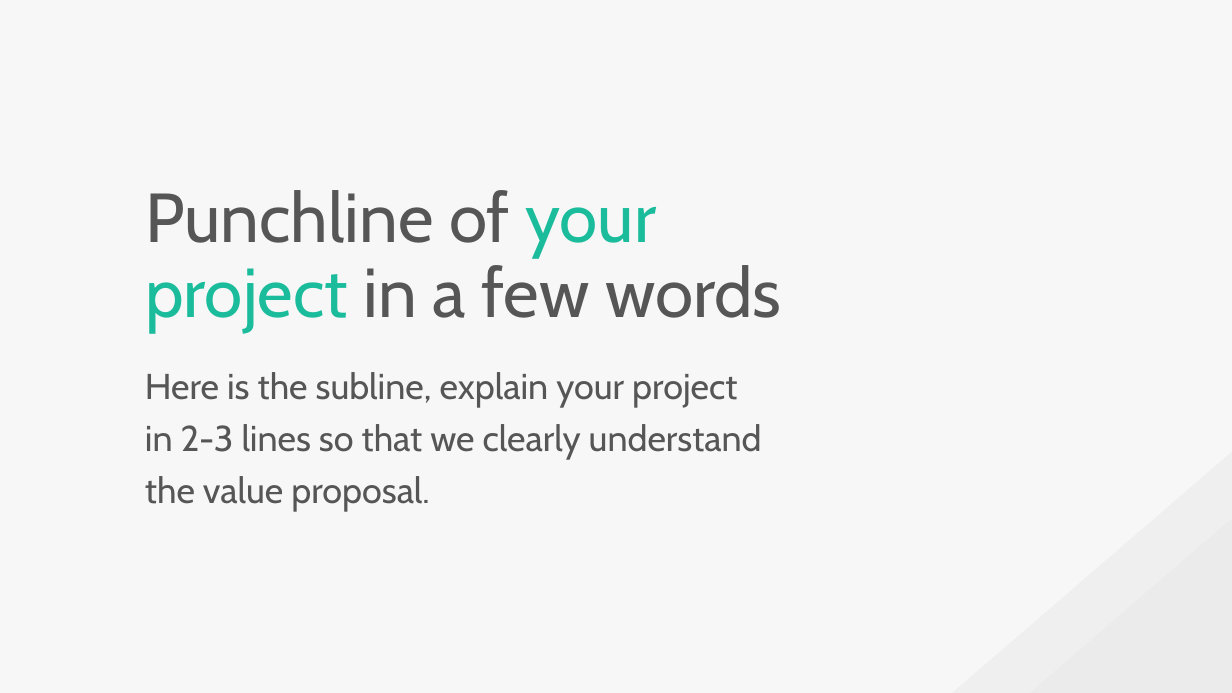
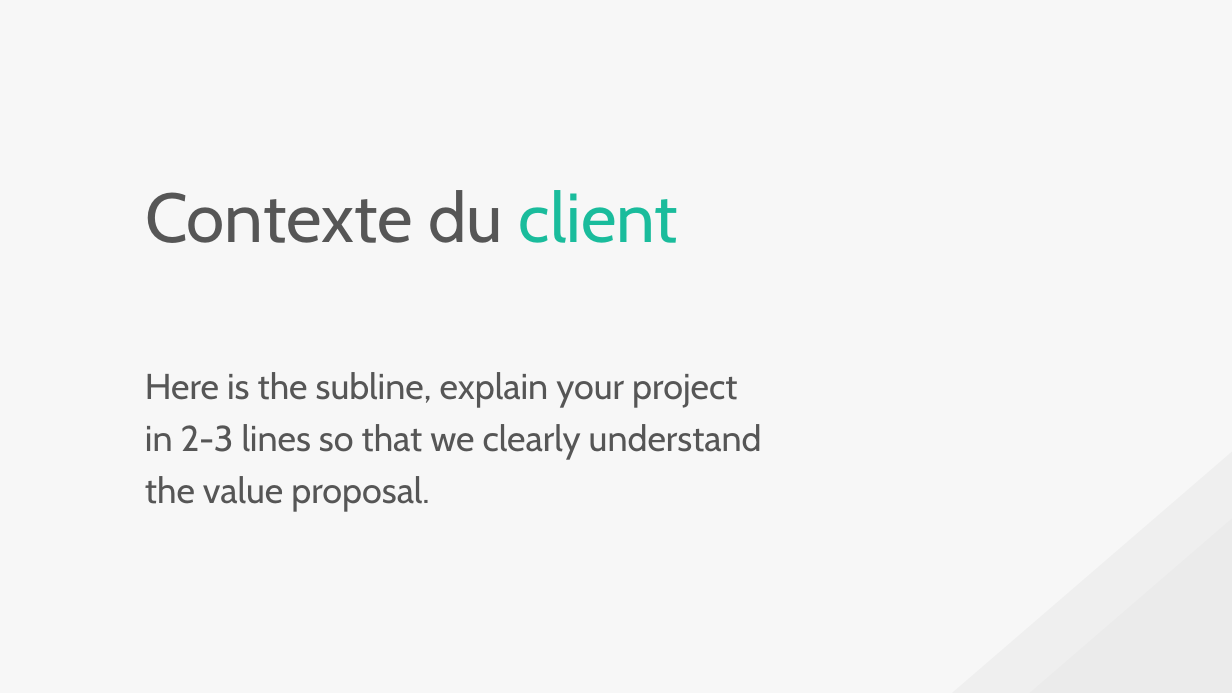
Before and after one commit to JeremyGfeller/MAW_1.1, a slide deck: slide 2 of Documentation/Présentation/Windows/Peetch by Slidor (Windows).pptx. Drawn at 1232x693 pixels with LibreOffice and Linux fonts; fonts in the diff are those of the drawing. Boxes give left, top, right and bottom in pixels: in the first picture for what was removed or moved away, otherwise in the second. Text is boxed around its words. In the diff, an @@ line names an element or a change of style, - is before the commit and + after.

```diff
--- a/Documentation/Présentation/Windows/Peetch by Slidor (Windows).pptx
+++ b/Documentation/Présentation/Windows/Peetch by Slidor (Windows).pptx
@@ text at (x1=145, y1=190, x2=679, y2=243): text changed @@
-Punchline of your
-project in a few words
+Contexte du client
```
Also in this commit, not shown: 4 slides added, 1 slide removed, 1 other file.
